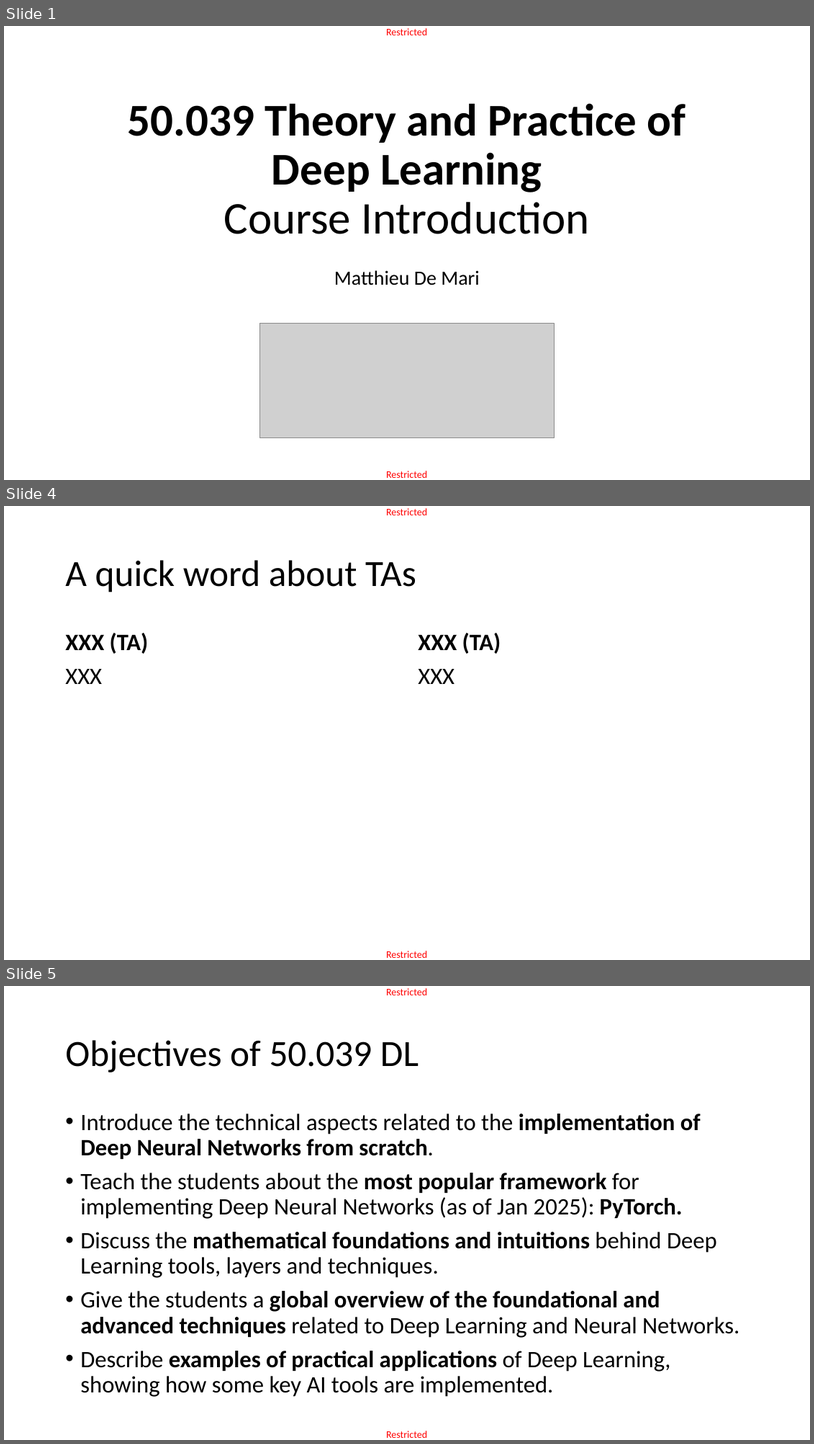
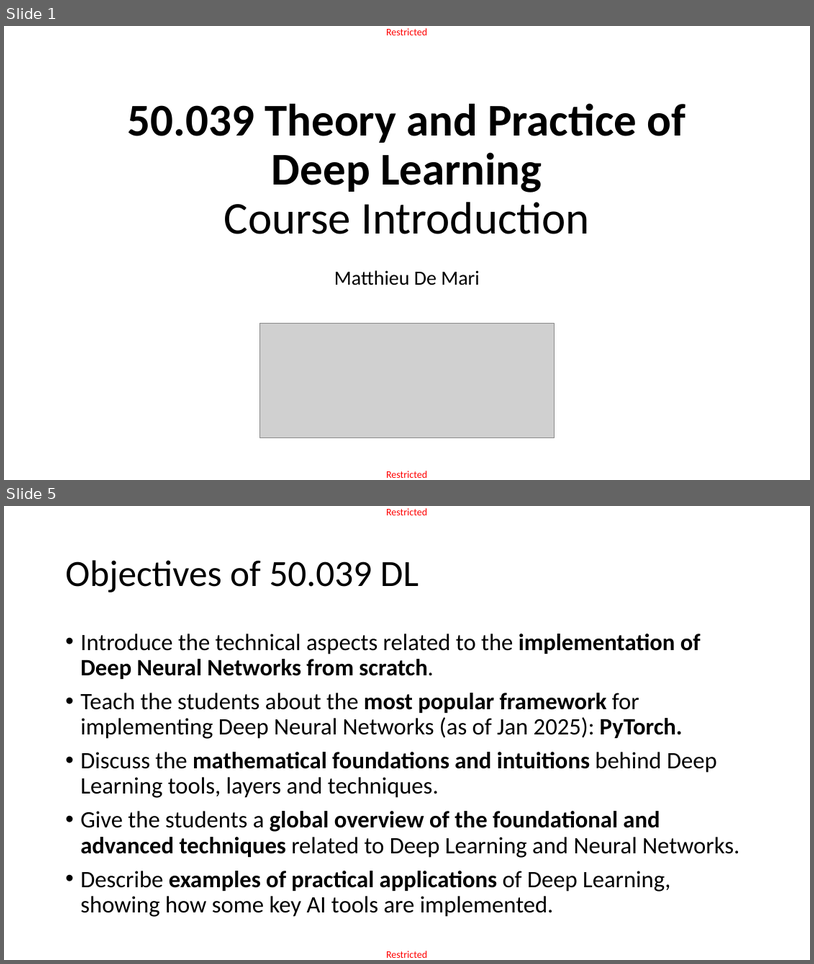
Before and after one commit to matthieudemari/SUTD_DL_50_039, a slide deck: W1/1. W1S1 final/W1S1.pptx. Shown one above the other, each under a label of ours: slides 1, 4 and 5 before the commit, slides 1 and 5 after it; the slides between them are not shown. The pictures are 814x1444 and 814x964 pixels, drawn with LibreOffice and Linux fonts; fonts in the diff are those of the drawing; grey boxes stand for pictures. Boxes give left, top, right and bottom in pixels: in the first picture for what was removed or moved away, otherwise in the second. Text is boxed around its words. In the diff, an @@ line names an element or a change of style, - is before the commit and + after.

```diff
--- a/W1/1. W1S1 final/W1S1.pptx
+++ b/W1/1. W1S1 final/W1S1.pptx
@@ slide 4 removed at (4, 506, 810, 960), background #FFFFFF; not listed: 2 template elements that a slide beside it also shows @@
@@ title removed at (65, 560, 417, 592) @@
-A quick word about TAs
@@ text removed at (65, 633, 149, 684) @@
-XXX (TA)
-XXX
@@ text removed at (418, 633, 502, 684) @@
-XXX (TA)
-XXX
```
Also in this commit, not shown: 2 slides changed, 1 slide added, 5 other files.
